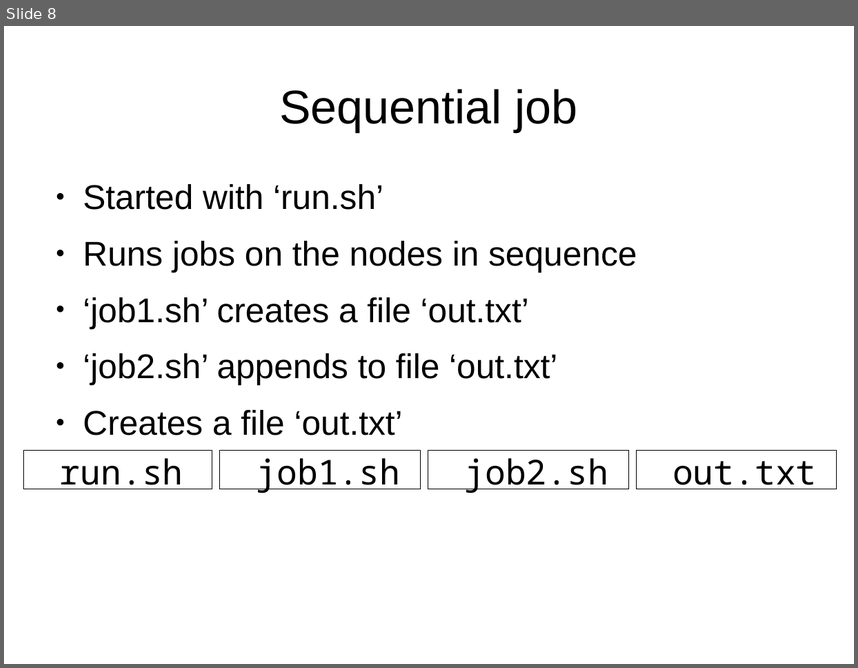
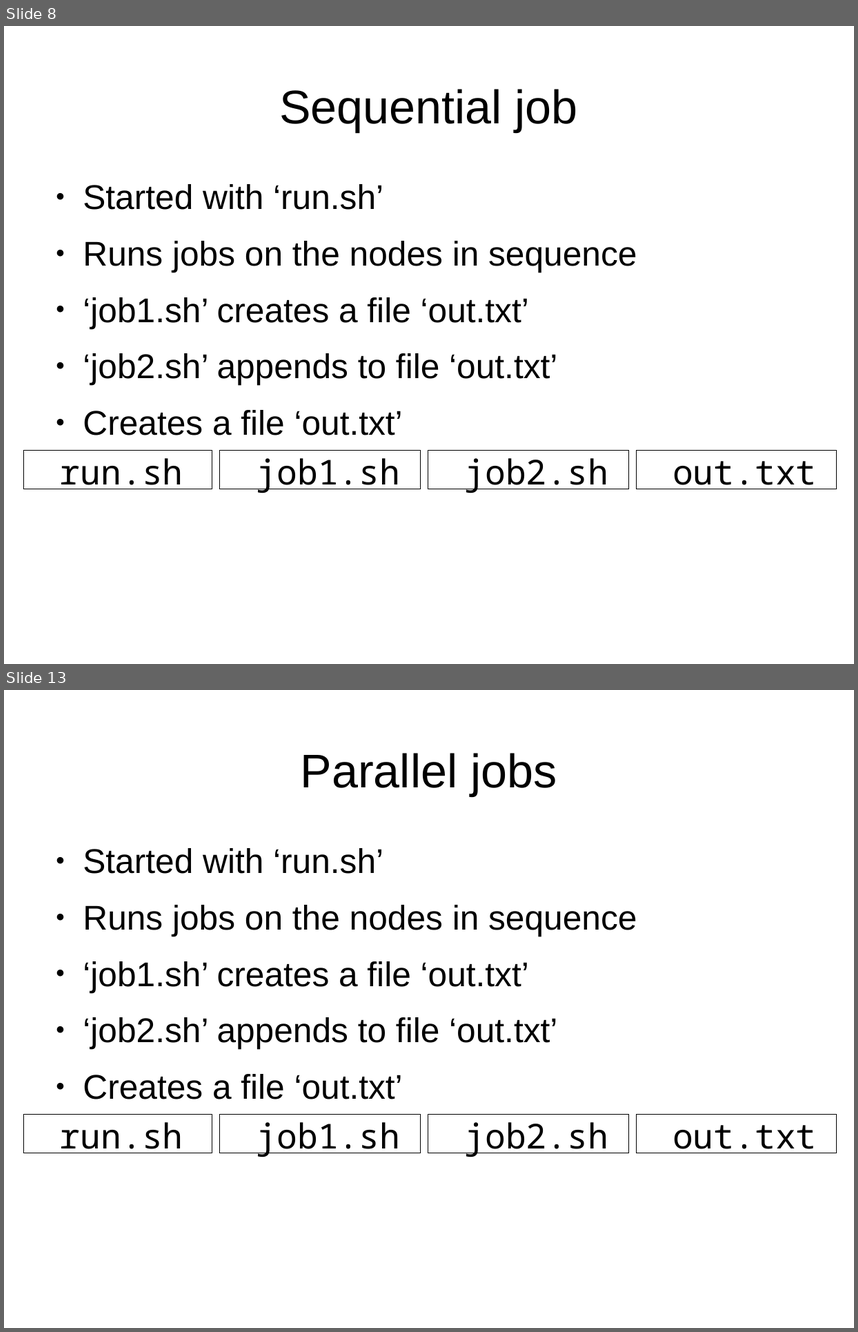
Before and after one commit to richelbilderbeek/peregrine, a slide deck: ParallelComputation.odp. Shown one above the other, each under a label of ours: slide 8 before the commit, slides 8 and 13 after it; the slides between them are not shown. The pictures are 858x668 and 858x1332 pixels, drawn with LibreOffice and Linux fonts; fonts in the diff are those of the drawing. Boxes give left, top, right and bottom in pixels: in the first picture for what was removed or moved away, otherwise in the second. Text is boxed around its words. In the diff, an @@ line names an element or a change of style, - is before the commit and + after.

Commit message:
Created jobs_parallel demo

```diff
--- a/ParallelComputation.odp
+++ b/ParallelComputation.odp
@@ slide 13 added at [4,690,854,1328], background #FFFFFF @@
@@ title added at [301,753,557,796], 44 pt, text #000000 @@
+Parallel jobs
@@ text added at [83,848,637,1099], 32 pt, text #000000 @@
+● Started with ‘run.sh’
+● Runs jobs on the nodes in sequence
+● ‘job1.sh’ creates a file ‘out.txt’
+● ‘job2.sh’ appends to file ‘out.txt’
+● Creates a file ‘out.txt’
@@ text added at [23,1114,212,1153], fill #FFFFFF, outline #000000 0 pt, 32 pt, text #000000 @@
+run.sh
@@ text added at [220,1114,421,1153], fill #FFFFFF, outline #000000 0 pt, 32 pt, text #000000 @@
+job1.sh
@@ text added at [428,1114,629,1153], fill #FFFFFF, outline #000000 0 pt, 32 pt, text #000000 @@
+job2.sh
@@ text added at [637,1114,837,1153], fill #FFFFFF, outline #000000 0 pt, 32 pt, text #000000 @@
+out.txt
```
Also in this commit, not shown: 3 slides changed, 5 other slides added, 11 other files.
